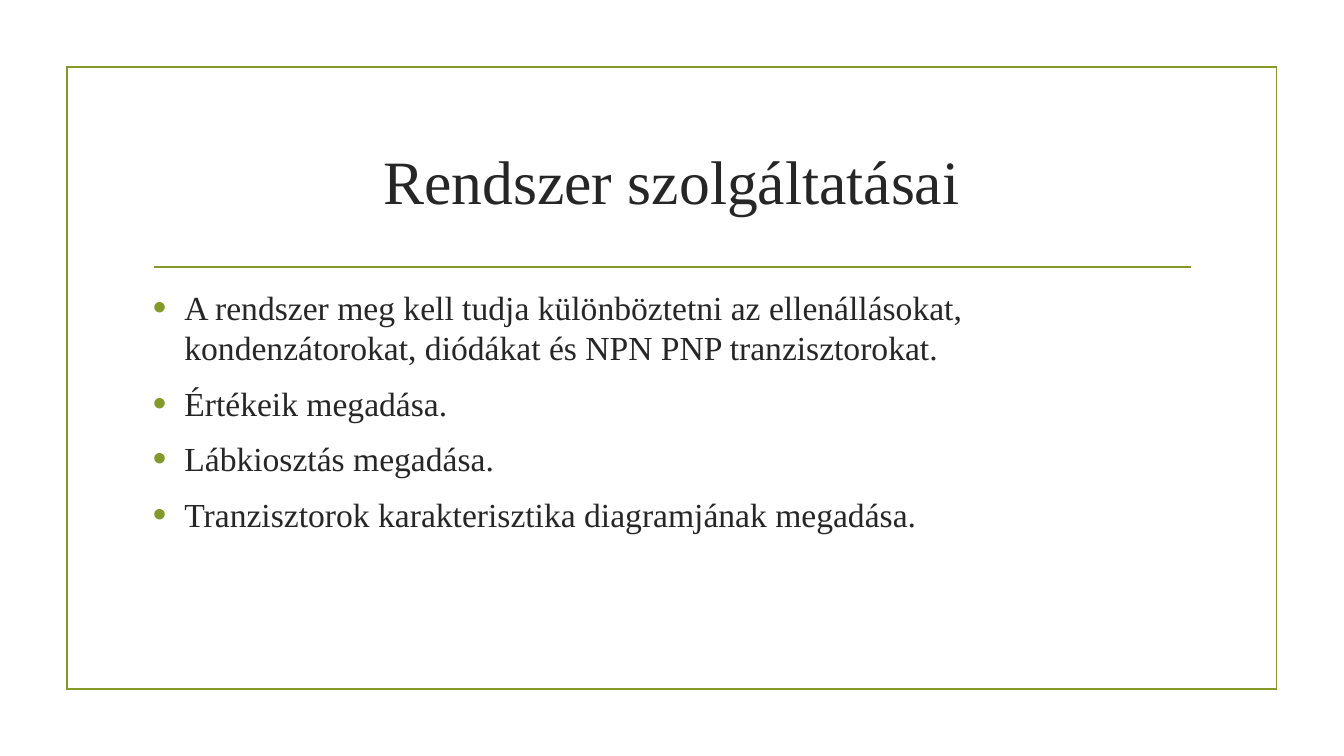
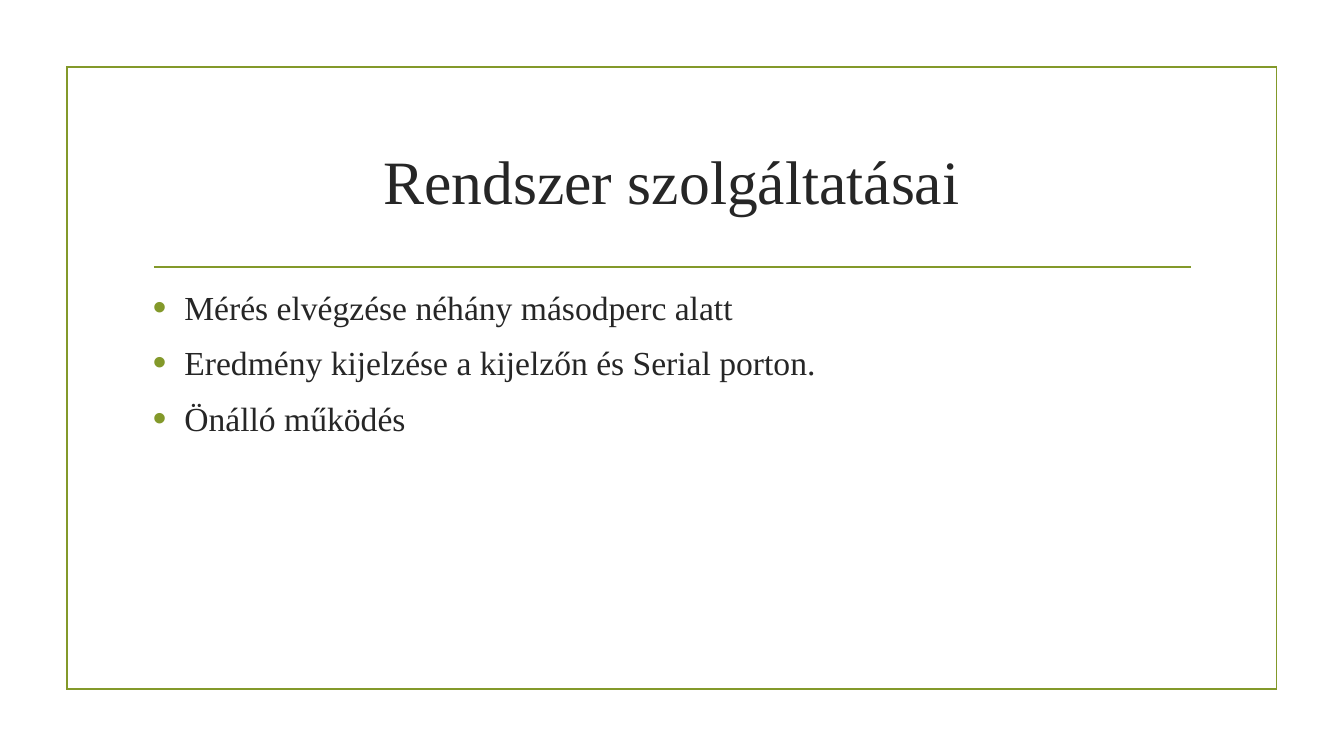
Before and after one commit to LukacsBotond/Allamvizsga, a slide deck: slide 4 of Doc/Lukacs_Botond_prezentacio.pptx. Drawn at 1344x756 pixels with LibreOffice and Linux fonts; fonts in the diff are those of the drawing; background and template pictures are left out. Boxes give left, top, right and bottom in pixels: in the first picture for what was removed or moved away, otherwise in the second. Text is boxed around its words. In the diff, an @@ line names an element or a change of style, - is before the commit and + after.

```diff
--- a/Doc/Lukacs_Botond_prezentacio.pptx
+++ b/Doc/Lukacs_Botond_prezentacio.pptx
@@ text at (184, 296, 815, 432): text changed @@
-• A rendszer meg kell tudja különböztetni az ellenállásokat, kondenzátorokat, diódákat és NPN PNP tranzisztorokat.
-• Értékeik megadása.
-• Lábkiosztás megadása.
-• Tranzisztorok karakterisztika diagramjának megadása.
+• Mérés elvégzése néhány másodperc alatt
+• Eredmény kijelzése a kijelzőn és Serial porton.
+• Önálló működés
```
Also in this commit, not shown: 1 other slide changed, 4 other files.
